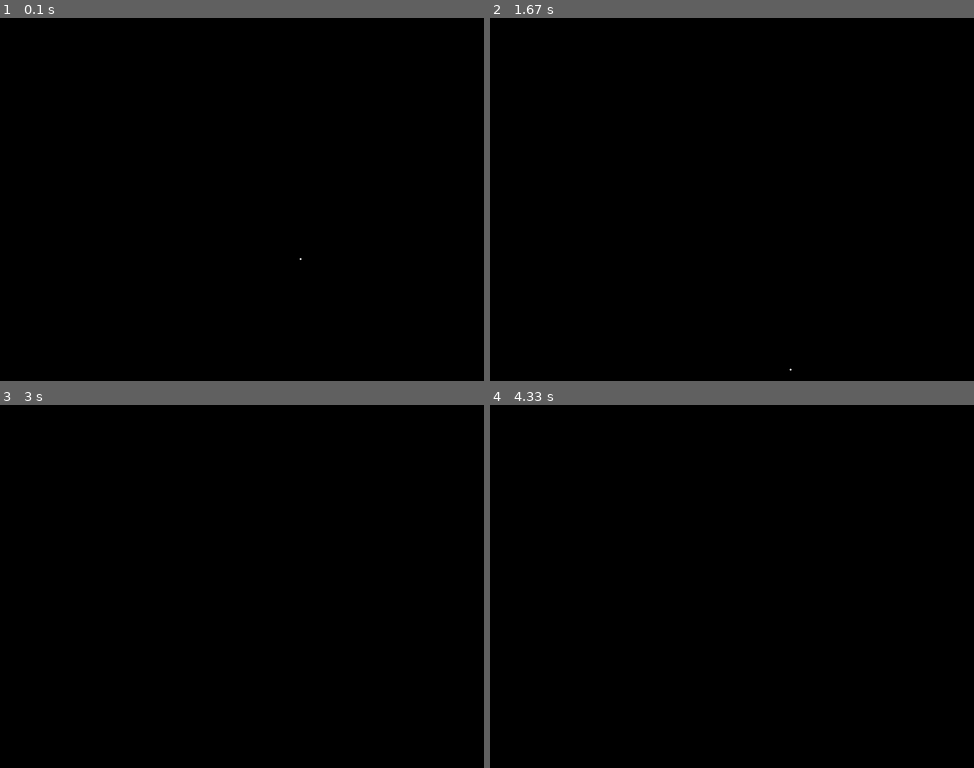
Above: before the commit, frames 1-4 (two rows, left to right).
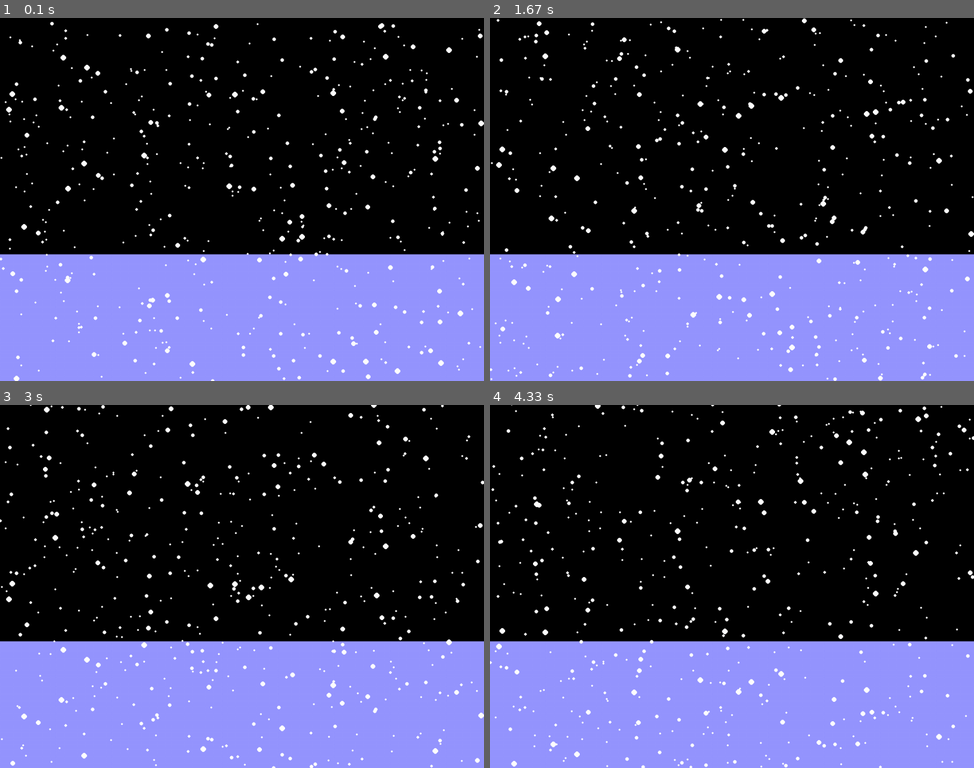
Above: after the commit, the same moments.

Repository: teacherubial/Programming-Projects-2021
Game: pygame game, started from relaxing_snowscape.py
Two runs of this game, one before a commit and one after it. Both use one fixed random seed, a clock stepped at 60 frames per second and the inputs below.
Inputs:
- Up to frame 1 (0.1 s): no input
- Up to frame 2 (1.67 s): no input
- Up to frame 3 (3 s): no input
- Up to frame 4 (4.33 s): no input

The runs differ from the first frame. In frame 1, 37% of the frame differs, in the area x 0-100%, y 1-100%; in frame 2, 37%; in frame 3, 37%; in frame 4, 37%.

Commit message:
Snow falls and has different initial velocities and sizes based on their position in the scene

Diff:
--- a/relaxing_snowscape.py
+++ b/relaxing_snowscape.py
@@ -36,13 +36,20 @@
             random.randrange(0, SCREEN_WIDTH),
             random.randrange(0, SCREEN_HEIGHT)
         ]
-        self.y_vel = 2
+        self.y_vel = 4
         self.colour = WHITE
 
     def update(self):
         """Update the location of the snow"""
         # Changes the y portion of the coords
         self.coords[1] += self.y_vel
+
+        # Reset position of snowflake if it reaches bottom
+        if self.coords[1] > SCREEN_HEIGHT:
+            self.coords = [
+                random.randrange(0, SCREEN_WIDTH),
+                random.randrange(-25, 0)
+            ]
 
 
 def main() -> None:
@@ -54,9 +61,23 @@
     # Create some local variables that describe the environment
     done = False
     clock = pygame.time.Clock()
+    num_snowflakes = 250
+    snowflakes = []
+    # Create snowflakes in foreground
+    for i in range(num_snowflakes-150):
+        close_snowflake = Snowflake()
+        close_snowflake.size = random.choice([4, 5, 6])
+        close_snowflake.y_vel = random.choice([1, 2])
+        snowflakes.append(close_snowflake)
+    for i in range(num_snowflakes-100):
+        close_snowflake = Snowflake()
+        close_snowflake.size = random.choice([3, 4])
+        close_snowflake.y_vel = random.choice([2, 3])
+        snowflakes.append(close_snowflake)
+    # Create snowflakes in background
+    for i in range(num_snowflakes):
+        snowflakes.append(Snowflake())
 
-    # Create one snowflake
-    snow = Snowflake()
 
     # ----------- MAIN LOOP
     while not done:
@@ -66,13 +87,17 @@
                 done = True
 
         # ----------- CHANGE ENVIRONMENT
-        snow.update()
+        for snow in snowflakes:
+            snow.update()
 
         # ----------- DRAW THE ENVIRONMENT
         screen.fill(BGCOLOUR)      # fill with bgcolor
 
-        # draw the snowflake
-        pygame.draw.circle(screen, snow.colour, snow.coords, snow.size)
+        pygame.draw.rect(screen, (150, 150, 255), [0, 500, SCREEN_WIDTH, 300])
+
+        # draw the snowflakes
+        for snow in snowflakes:
+            pygame.draw.circle(screen, snow.colour, snow.coords, snow.size)
 
         # Update the screen
         pygame.display.flip()
